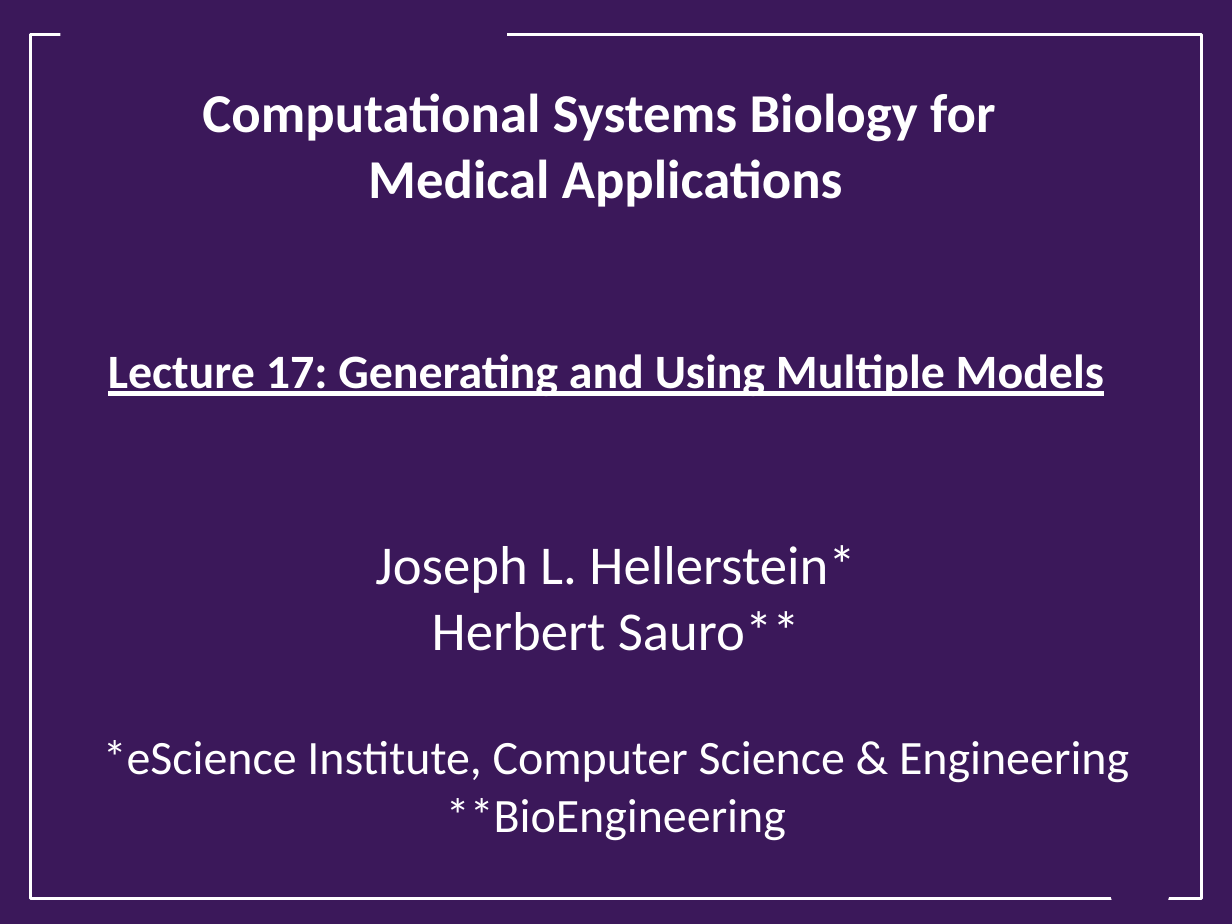
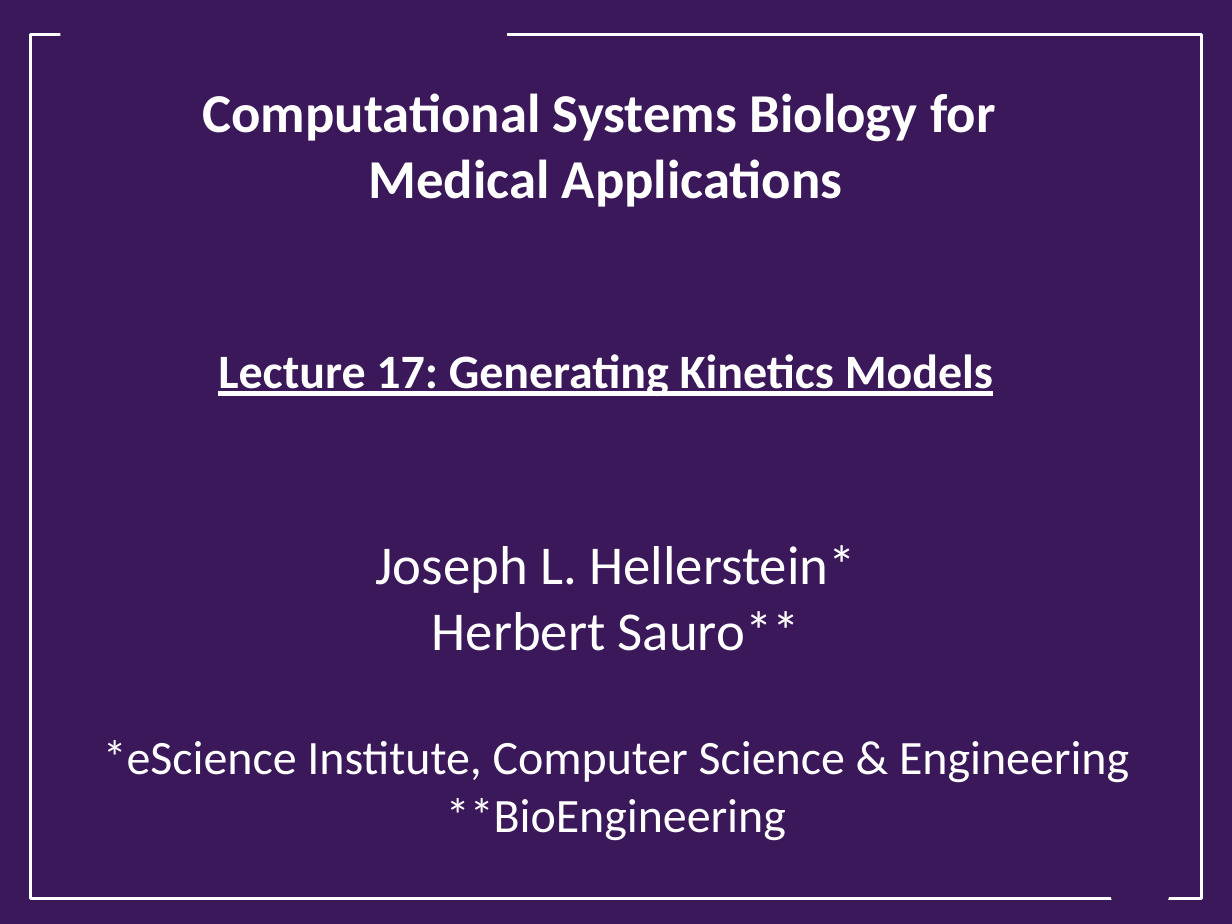
Before and after one commit to ModelEngineering/advancing-biomedical-models, a slide deck: slide 1 of lectures/lecture_17/Lecture_17_Generating_And_Using_Multiple_Models.pptx. Drawn at 1232x924 pixels with LibreOffice and Linux fonts; fonts in the diff are those of the drawing; background and template pictures are left out. Boxes give left, top, right and bottom in pixels: in the first picture for what was removed or moved away, otherwise in the second. Text is boxed around its words. In the diff, an @@ line names an element or a change of style, - is before the commit and + after.

```diff
--- a/lectures/lecture_17/Lecture_17_Generating_And_Using_Multiple_Models.pptx
+++ b/lectures/lecture_17/Lecture_17_Generating_And_Using_Multiple_Models.pptx
@@ title at box(202, 93, 995, 396): text changed @@
-Computational Systems Biology for
-Medical Applications
-Lecture 17: Generating and Using Multiple Models
+Computational Systems Biology for
+Medical Applications
+Lecture 17: Generating Kinetics Models
```
Also in this commit, not shown: 2 other slides changed, 16 slides added, 1 slide removed, 1 other file.
